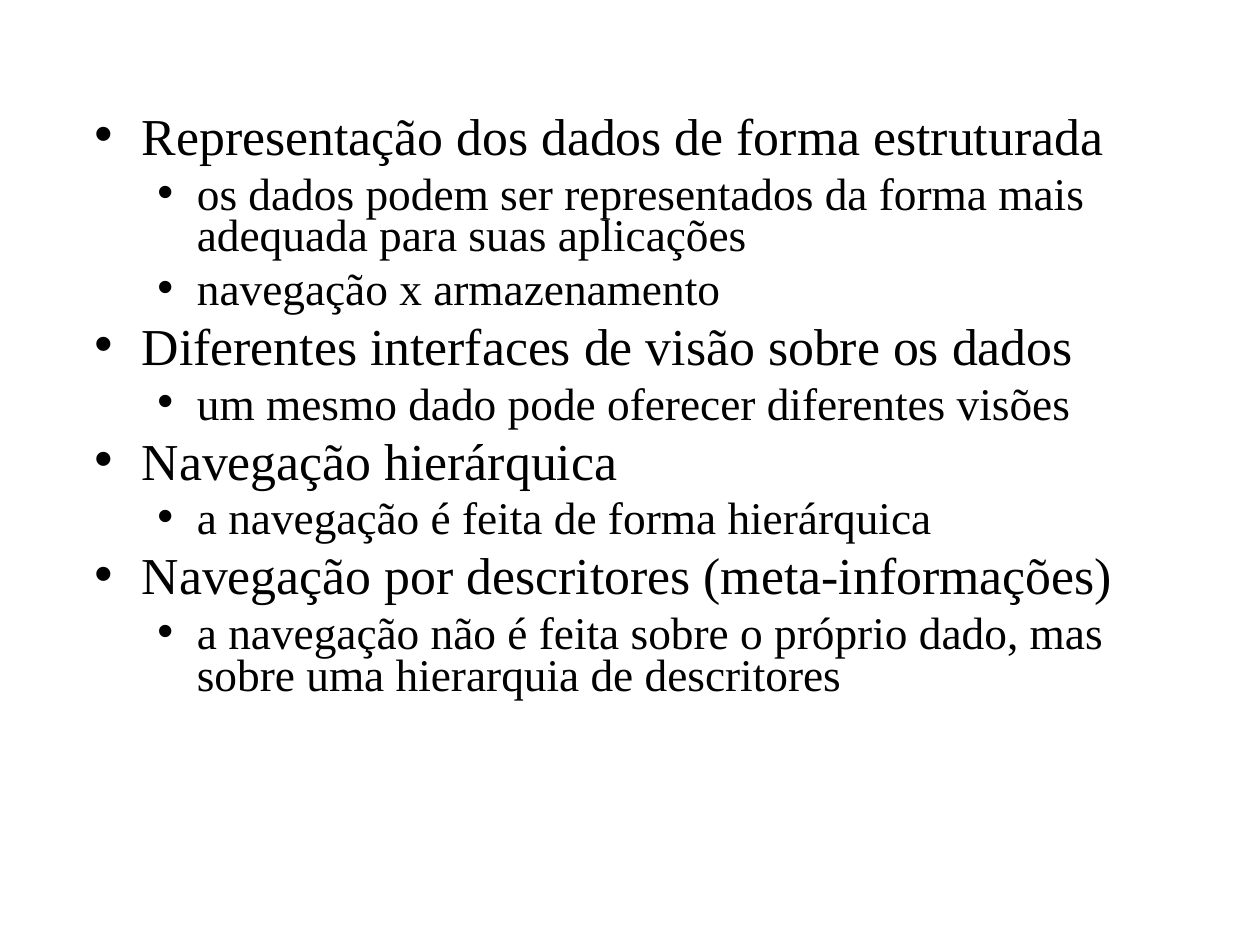
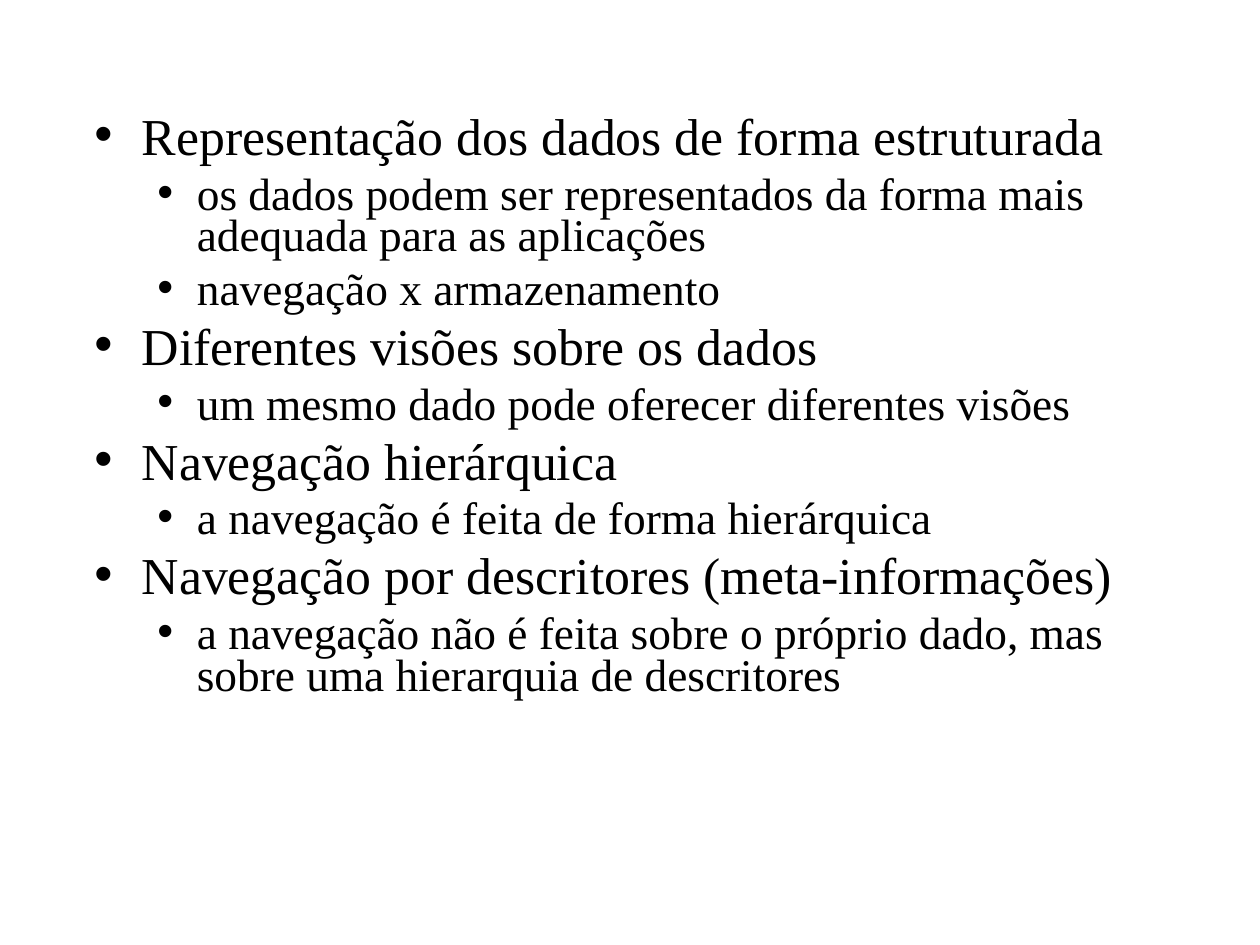
Before and after one commit to amadeubarbosa/openbus-core, a slide deck: slide 4 of docs/cursos/developer/11.DataService.ppt. Drawn at 1260x945 pixels with LibreOffice and Linux fonts; fonts in the diff are those of the drawing; background and template pictures are left out. Boxes give left, top, right and bottom in pixels: in the first picture for what was removed or moved away, otherwise in the second. Text is boxed around its words. In the diff, an @@ line names an element or a change of style, - is before the commit and + after.

```diff
--- a/docs/cursos/developer/11.DataService.ppt
+++ b/docs/cursos/developer/11.DataService.ppt
@@ text at bbox=[197, 178, 1084, 260]: text changed @@
-  • os dados podem ser representados da forma mais adequada para suas aplicações
+  • os dados podem ser representados da forma mais adequada para as aplicações
@@ text at bbox=[142, 328, 818, 366]: text changed @@
-• Diferentes interfaces de visão sobre os dados
+• Diferentes visões sobre os dados
```
Also in this commit, not shown: 5 other slides changed, 36 other files.
